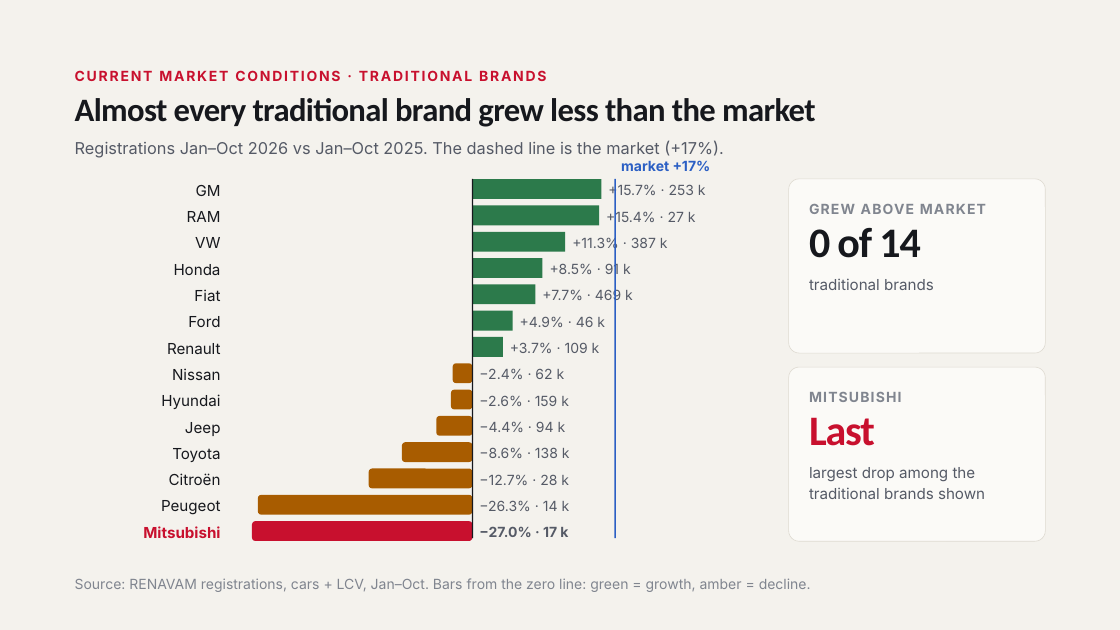
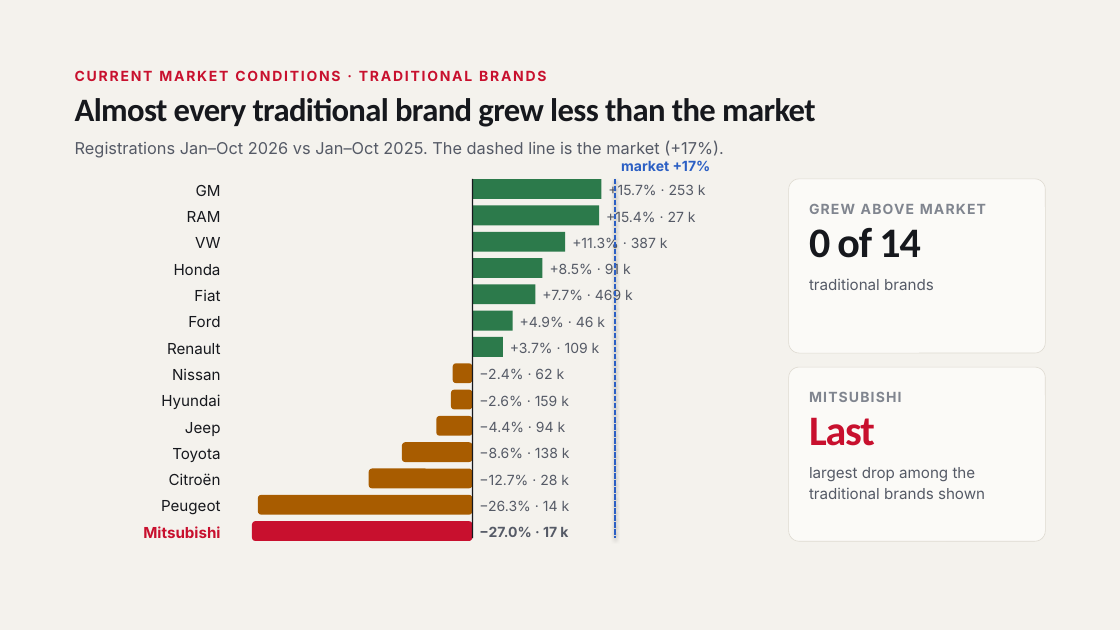
Before and after one commit to FLeone2/mercado-atlas, a slide deck: slide 7 of Mitsubishi_Brazil_Market_Network_Nov2026.pptx. Drawn at 1120x630 pixels with LibreOffice and Linux fonts; fonts in the diff are those of the drawing. Boxes give left, top, right and bottom in pixels: in the first picture for what was removed or moved away, otherwise in the second. Text is boxed around its words. In the diff, an @@ line names an element or a change of style, - is before the commit and + after.

```diff
--- a/Mitsubishi_Brazil_Market_Network_Nov2026.pptx
+++ b/Mitsubishi_Brazil_Market_Network_Nov2026.pptx
@@ rectangle removed at bbox=[614, 179, 616, 539] @@
@@ line added from (615, 179) to (615, 539), #2B5FC4 1.5 pt dashed @@
@@ text removed at bbox=[75, 578, 811, 592] @@
-Source: RENAVAM registrations, cars + LCV, Jan–Oct. Bars from the zero line: green = growth, amber = decline.
```
Also in this commit, not shown: 37 other slides changed, 3 slides added.
